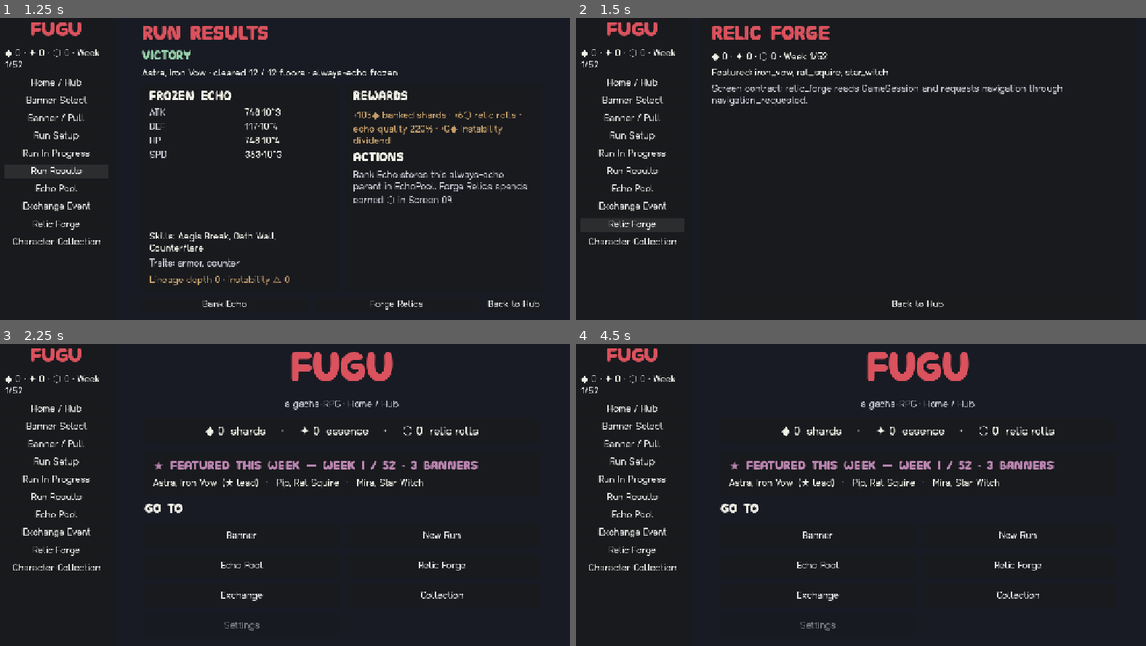
Above: before the commit, frames 1-4 (two rows, left to right).
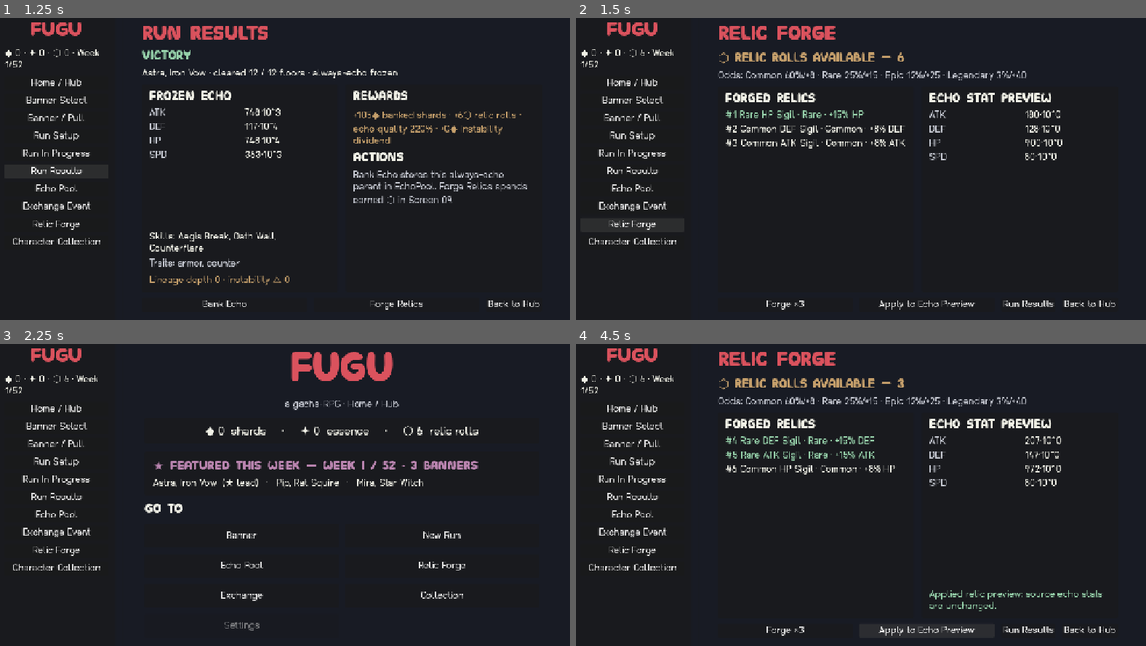
Above: after the commit, the same moments.

Repository: Mezzyface/fugu
Game: Godot game, scene res://main.tscn
The game is run twice, just before and just after one commit, with the same random seed, the same clock (stepped at 60 frames per second) and the same inputs.
Inputs (mouse positions are in pixels of both pictures, inside the frame that each line leads up to):
- Up to frame 1 (1.25 s): click "Run Results" at 0.5 s
- Up to frame 2 (1.5 s): click "Relic Forge" at 1.25 s
- Up to frame 3 (2.25 s): click "Back to Hub" at 2 s
- Up to frame 4 (4.5 s): click "Relic Forge" at 2.75 s; click (786, 630) at 3.5 s, where only the run after the commit has a clickable "Forge ×3"; click (929, 630) at 4.25 s, where only the run after the commit has a clickable "Apply to Echo Preview"

Frame 1 is identical in both runs. In frame 2, 5.5% of the frame differs, in the area x 11-95%, y 2-97%; in frame 3, 0.3%; in frame 4, 8.2%.

Commit message:
[Task] Screen 09 Relic Forge
Co-Authored-By: Claude Opus 4.8 <noreply@anthropic.com>

Diff:
--- a/game/scenes/relic_forge_screen.tscn
+++ b/game/scenes/relic_forge_screen.tscn
@@ -1,6 +1,7 @@
-[gd_scene load_steps=2 format=3]
+[gd_scene load_steps=3 format=3 uid="uid://d63relicforgescene"]
 
-[ext_resource type="Script" path="res://scripts/ui/screen_base.gd" id="1_screen"]
+[ext_resource type="Script" path="res://scripts/ui/relic_forge_screen.gd" id="1_forge"]
+[ext_resource type="Theme" uid="uid://bfugutheme0001" path="res://assets/theme/fugu_theme.tres" id="2_theme"]
 
 [node name="RelicForgeScreen" type="Control"]
 layout_mode = 3
@@ -9,6 +10,148 @@
 anchor_bottom = 1.0
 grow_horizontal = 2
 grow_vertical = 2
-script = ExtResource("1_screen")
+theme = ExtResource("2_theme")
+script = ExtResource("1_forge")
 screen_id = "relic_forge"
 screen_title = "Relic Forge"
+
+[node name="Background" type="ColorRect" parent="."]
+layout_mode = 1
+anchors_preset = 15
+anchor_right = 1.0
+anchor_bottom = 1.0
+grow_horizontal = 2
+grow_vertical = 2
+color = Color(0.094118, 0.105882, 0.141176, 1)
+
+[node name="Margin" type="MarginContainer" parent="."]
+layout_mode = 1
+anchors_preset = 15
+anchor_right = 1.0
+anchor_bottom = 1.0
+grow_horizontal = 2
+grow_vertical = 2
+theme_override_constants/margin_left = 42
+theme_override_constants/margin_top = 24
+theme_override_constants/margin_right = 42
+theme_override_constants/margin_bottom = 24
+
+[node name="Root" type="VBoxContainer" parent="Margin"]
+layout_mode = 2
+theme_override_constants/separation = 12
+
+[node name="TitleLabel" type="Label" parent="Margin/Root"]
+layout_mode = 2
+theme_type_variation = &"TitleLabel"
+theme_override_colors/font_color = Color(0.854902, 0.321569, 0.364706, 1)
+text = "Relic Forge"
+
+[node name="RollsLabel" type="Label" parent="Margin/Root"]
+unique_name_in_owner = true
+layout_mode = 2
+theme_type_variation = &"HeaderLabel"
+theme_override_colors/font_color = Color(0.772549, 0.623529, 0.419608, 1)
+text = "⬡ relic rolls available — 6"
+
+[node name="OddsLabel" type="Label" parent="Margin/Root"]
+unique_name_in_owner = true
+layout_mode = 2
+theme_override_colors/font_color = Color(0.776471, 0.788235, 0.823529, 1)
+autowrap_mode = 3
+text = "Odds: Common 60%/+8 · Rare 25%/+15 · Epic 12%/+25 · Legendary 3%/+40"
+
+[node name="Body" type="HBoxContainer" parent="Margin/Root"]
+layout_mode = 2
+size_flags_vertical = 3
+theme_override_constants/separation = 18
+
+[node name="RelicPanel" type="PanelContainer" parent="Margin/Root/Body"]
+layout_mode = 2
+size_flags_horizontal = 3
+size_flags_vertical = 3
+
+[node name="RelicMargin" type="MarginContainer" parent="Margin/Root/Body/RelicPanel"]
+layout_mode = 2
+theme_override_constants/margin_left = 16
+theme_override_constants/margin_top = 14
+theme_override_constants/margin_right = 16
+theme_override_constants/margin_bottom = 14
+
+[node name="RelicStack" type="VBoxContainer" parent="Margin/Root/Body/RelicPanel/RelicMargin"]
+layout_mode = 2
+theme_override_constants/separation = 10
+
+[node name="RelicHeader" type="Label" parent="Margin/Root/Body/RelicPanel/RelicMargin/RelicStack"]
+layout_mode = 2
+theme_type_variation = &"HeaderLabel"
+theme_override_colors/font_color = Color(0.94, 0.94, 0.9, 1)
+text = "Forged Relics"
+
+[node name="RelicList" type="VBoxContainer" parent="Margin/Root/Body/RelicPanel/RelicMargin/RelicStack"]
+unique_name_in_owner = true
+layout_mode = 2
+size_flags_vertical = 3
+theme_override_constants/separation = 8
+
+[node name="StatsPanel" type="PanelContainer" parent="Margin/Root/Body"]
+layout_mode = 2
+size_flags_horizontal = 3
+size_flags_vertical = 3
+
+[node name="StatsMargin" type="MarginContainer" parent="Margin/Root/Body/StatsPanel"]
+layout_mode = 2
+theme_override_constants/margin_left = 16
+theme_override_constants/margin_top = 14
+theme_override_constants/margin_right = 16
+theme_override_constants/margin_bottom = 14
+
+[node name="StatsStack" type="VBoxContainer" parent="Margin/Root/Body/StatsPanel/StatsMargin"]
+layout_mode = 2
+theme_override_constants/separation = 10
+
+[node name="StatsHeader" type="Label" parent="Margin/Root/Body/StatsPanel/StatsMargin/StatsStack"]
+layout_mode = 2
+theme_type_variation = &"HeaderLabel"
+theme_override_colors/font_color = Color(0.94, 0.94, 0.9, 1)
+text = "Echo Stat Preview"
+
+[node name="StatsGrid" type="GridContainer" parent="Margin/Root/Body/StatsPanel/StatsMargin/StatsStack"]
+unique_name_in_owner = true
+layout_mode = 2
+size_flags_vertical = 3
+theme_override_constants/h_separation = 20
+theme_override_constants/v_separation = 8
+columns = 2
+
+[node name="MessageLabel" type="Label" parent="Margin/Root/Body/StatsPanel/StatsMargin/StatsStack"]
+unique_name_in_owner = true
+layout_mode = 2
+theme_override_colors/font_color = Color(0.588235, 0.819608, 0.666667, 1)
+autowrap_mode = 3
+text = ""
+
+[node name="Buttons" type="HBoxContainer" parent="Margin/Root"]
+layout_mode = 2
+theme_override_constants/separation = 14
+
+[node name="ForgeButton" type="Button" parent="Margin/Root/Buttons"]
+unique_name_in_owner = true
+layout_mode = 2
+size_flags_horizontal = 3
+text = "Forge ×3"
+
+[node name="ApplyButton" type="Button" parent="Margin/Root/Buttons"]
+unique_name_in_owner = true
+layout_mode = 2
+size_flags_horizontal = 3
+text = "Apply to Echo Preview"
+
+[node name="ResultsButton" type="Button" parent="Margin/Root/Buttons"]
+unique_name_in_owner = true
+layout_mode = 2
+text = "Run Results"
+
+[node name="HubButton" type="Button" parent="Margin/Root/Buttons"]
+unique_name_in_owner = true
+layout_mode = 2
+text = "Back to Hub"
--- /dev/null
+++ b/game/scripts/ui/relic_forge_screen.gd
@@ -0,0 +1,185 @@
+class_name RelicForgeScreen
+extends Control
+
+signal navigation_requested(screen_id: String)
+
+const TITLE_COLOR := Color(0.854902, 0.321569, 0.364706, 1.0)
+const BODY_COLOR := Color(0.94, 0.94, 0.90, 1.0)
+const MUTED_COLOR := Color(0.776471, 0.788235, 0.823529, 1.0)
+const SUCCESS_COLOR := Color(0.588235, 0.819608, 0.666667, 1.0)
+const EPIC_COLOR := Color(0.72549, 0.517647, 0.686275, 1.0)
+const LEGENDARY_COLOR := Color(0.772549, 0.623529, 0.419608, 1.0)
+
+@export var screen_id: String = "relic_forge"
+@export var screen_title: String = "Relic Forge"
+
+var session: Node
+var forge := RelicForge.new(11)
+var target_echo: FrozenEcho
+var forged_relics: Array[Relic] = []
+var boosted_stats: Dictionary = {}
+var last_message: String = ""
+
+@onready var _rolls_label: Label = %RollsLabel
+@onready var _odds_label: Label = %OddsLabel
+@onready var _relic_list: VBoxContainer = %RelicList
+@onready var _stats_grid: GridContainer = %StatsGrid
+@onready var _message_label: Label = %MessageLabel
+@onready var _forge_button: Button = %ForgeButton
+@onready var _apply_button: Button = %ApplyButton
+@onready var _results_button: Button = %ResultsButton
+@onready var _hub_button: Button = %HubButton
+
+
+func _ready() -> void:
+	if session == null:
+		session = get_node_or_null("/root/GameSession")
+	_forge_button.pressed.connect(_on_forge_pressed)
+	_apply_button.pressed.connect(_on_apply_pressed)
+	_results_button.pressed.connect(_on_results_pressed)
+	_hub_button.pressed.connect(_on_hub_pressed)
+	_seed_defaults()
+	_refresh()
+
+
+func setup_screen(p_screen_id: String, p_screen_title: String, p_session: Node) -> void:
+	screen_id = p_screen_id
+	screen_title = p_screen_title
+	session = p_session
+	if is_node_ready():
+		_seed_defaults()
+		_refresh()
+
+
+func forge_relics(count: int = 0) -> Array[Relic]:
+	var spend := count if count > 0 else mini(3, _available_rolls())
+	if spend <= 0:
+		last_message = "No ⬡ relic rolls available."
+		_refresh()
+		return []
+	forged_relics = forge.forge(spend)
+	if session != null and "relic_rolls" in session:
+		session.relic_rolls = maxi(0, session.relic_rolls - spend)
+	last_message = "Forged %d relic(s)." % forged_relics.size()
+	_refresh()
+	return forged_relics
+
+
+func apply_relics_to_echo() -> Dictionary:
+	if target_echo == null or forged_relics.is_empty():
+		return {}
+	var original := target_echo.stats.duplicate(true)
+	boosted_stats = RelicForge.apply_relics(target_echo.stats, forged_relics)
+	last_message = "Applied relic preview; source echo stats are unchanged."
+	_refresh()
+	assert(original == target_echo.stats)
+	return boosted_stats
+
+
+func _seed_defaults() -> void:
+	if session != null and "relic_rolls" in session and session.relic_rolls <= 0:
+		session.relic_rolls = 6
+	if session != null and "echo_pool" in session and session.echo_pool.size() == 0:
+		session.echo_pool.bank_echo(_echo("iron_vow", 900), "shield")
+	target_echo = session.echo_pool.records[0].echo if session != null and "echo_pool" in session and session.echo_pool.size() > 0 else _echo("iron_vow", 900)
+	if forged_relics.is_empty():
+		forged_relics = forge.forge(3)
+
+
+func _refresh() -> void:
+	if not is_node_ready():
+		return
+	_rolls_label.text = "⬡ relic rolls available — %d" % _available_rolls()
+	_odds_label.text = "Odds: Common 60%/+8 · Rare 25%/+15 · Epic 12%/+25 · Legendary 3%/+40"
+	_build_relic_list()
+	_build_stats()
+	_message_label.text = last_message
+	_forge_button.disabled = _available_rolls() <= 0
+	_apply_button.disabled = forged_relics.is_empty()
+
+
+func _build_relic_list() -> void:
+	for child in _relic_list.get_children():
+		child.queue_free()
+	for relic: Relic in forged_relics:
+		_relic_list.add_child(_label("#%d %s · %s · +%d%% %s" % [relic.id, relic.name, Rarity.to_string_value(relic.rarity).capitalize(), relic.bonus_percent, relic.stat.to_upper()], _rarity_color(relic.rarity)))
+
+
+func _build_stats() -> void:
+	for child in _stats_grid.get_children():
+		child.queue_free()
+	var stats := boosted_stats if not boosted_stats.is_empty() else target_echo.stats
+	var keys: Array = stats.keys()
+	keys.sort()
+	for stat_name: String in keys:
+		_stats_grid.add_child(_stat_label(stat_name.to_upper(), MUTED_COLOR, 96))
+		_stats_grid.add_child(_stat_label(_format_stat(stats[stat_name]), BODY_COLOR, 180))
+
+
+func _available_rolls() -> int:
+	return session.relic_rolls if session != null and "relic_rolls" in session else 0
+
+
+func _format_stat(stat: BigStat) -> String:
+	if session != null and session.has_method("format_stat"):
+		return session.format_stat(stat)
+	var normalized := stat.normalized()
+	return "%d·10^%d" % [normalized.mantissa, normalized.magnitude]
+
+
+func _rarity_color(rarity: int) -> Color:
+	match rarity:
+		Rarity.RARE:
+			return SUCCESS_COLOR
+		Rarity.EPIC:
+			return EPIC_COLOR
+		Rarity.LEGENDARY:
+			return LEGENDARY_COLOR
+		_:
+			return BODY_COLOR
+
+
+func _label(text: String, color: Color) -> Label:
+	var label := Label.new()
+	label.text = text
+	label.autowrap_mode = TextServer.AUTOWRAP_WORD_SMART
+	label.add_theme_color_override("font_color", color)
+	return label
+
+
+func _stat_label(text: String, color: Color, minimum_width: int) -> Label:
+	var label := Label.new()
+	label.text = text
+	label.clip_text = false
+	label.text_overrun_behavior = TextServer.OVERRUN_NO_TRIMMING
+	label.custom_minimum_size = Vector2(minimum_width, 0)
+	label.size_flags_horizontal = Control.SIZE_EXPAND_FILL
+	label.add_theme_color_override("font_color", color)
+	return label
+
+
+func _echo(source: String, hp: int) -> FrozenEcho:
+	return FrozenEcho.new(
+		source,
+		{"hp": BigStat.new(hp), "atk": BigStat.new(hp / 5), "def": BigStat.new(hp / 7), "spd": BigStat.new(80)},
+		PackedStringArray(["Echo Skill"]),
+		PackedStringArray(["lineage"]),
+		1,
+		0
+	)
+
+
+func _on_forge_pressed() -> void:
+	forge_relics()
+
+
+func _on_apply_pressed() -> void:
+	apply_relics_to_echo()
+
+
+func _on_results_pressed() -> void:
+	navigation_requested.emit("run_results")
+
+
+func _on_hub_pressed() -> void:
+	navigation_requested.emit("home_hub")
--- /dev/null
+++ b/game/test/test_relic_forge_screen.gd
@@ -0,0 +1,61 @@
+extends GutTest
+
+const RELIC_FORGE_SCREEN := preload("res://scenes/relic_forge_screen.tscn")
+
+
+func before_each() -> void:
+	GameSession.reset(1)
+
+
+func _make_screen() -> RelicForgeScreen:
+	var screen := RELIC_FORGE_SCREEN.instantiate() as RelicForgeScreen
+	add_child_autofree(screen)
+	return screen
+
+
+func test_defaults_to_available_rolls_and_forged_relics() -> void:
+	var screen := _make_screen()
+	assert_eq(GameSession.relic_rolls, 6)
+	assert_eq(screen.forged_relics.size(), 3)
+	assert_string_contains((screen.get_node("%RollsLabel") as Label).text, "6")
+	assert_string_contains((screen.get_node("%OddsLabel") as Label).text, "Common 60%")
+
+
+func test_forge_spends_relic_rolls() -> void:
+	var screen := _make_screen()
+	var before := GameSession.relic_rolls
+	var relics := screen.forge_relics(2)
+	assert_eq(relics.size(), 2)
+	assert_eq(GameSession.relic_rolls, before - 2)
+
+
+func test_apply_relics_boosts_preview_without_mutating_source() -> void:
+	var screen := _make_screen()
+	var original := screen.target_echo.stats.duplicate(true)
+	var boosted := screen.apply_relics_to_echo()
+	assert_false(boosted.is_empty())
+	assert_eq(screen.target_echo.stats, original)
+	var changed := false
+	for key: String in boosted:
+		if str(boosted[key]) != str(original[key]):
+			changed = true
+	assert_true(changed, "at least one stat preview is boosted")
+
+
+func test_stats_grid_uses_big_number_format() -> void:
+	var screen := _make_screen()
+	var grid := screen.get_node("%StatsGrid") as GridContainer
+	var found := false
+	for child in grid.get_children():
+		if child is Label and (child as Label).text.contains("·10^"):
+			found = true
+	assert_true(found)
+
+
+func test_navigation_buttons() -> void:
+	var screen := _make_screen()
+	watch_signals(screen)
+	(screen.get_node("%ResultsButton") as Button).pressed.emit()
+	assert_signal_emitted_with_parameters(screen, "navigation_requested", ["run_results"])
+	(screen.get_node("%HubButton") as Button).pressed.emit()
+	assert_signal_emitted_with_parameters(screen, "navigation_requested", ["home_hub"])
Not shown, added: game/scripts/ui/relic_forge_screen.gd.uid
Not shown, added: game/test/test_relic_forge_screen.gd.uid
Not shown, added: deliverables/items/63-screen-relic-forge.md
Not shown, added: screenshots/63/relic_forge.png
